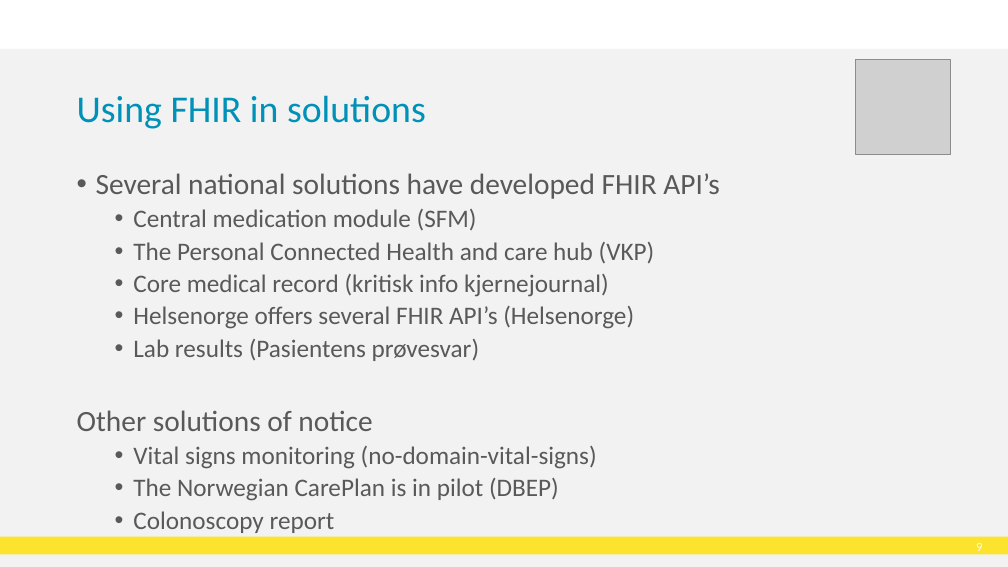
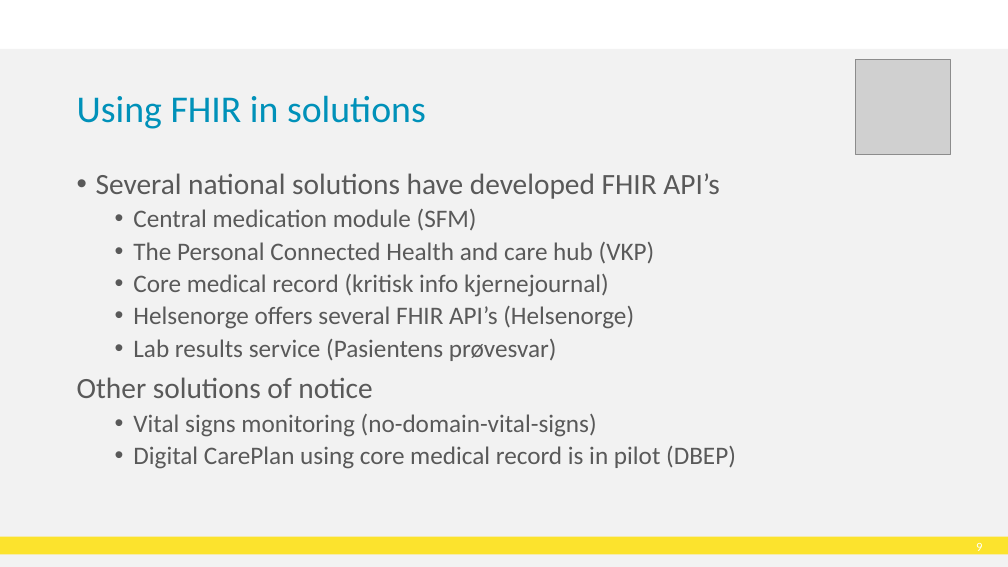
Before and after one commit to HL7Norway/best-practice, a slide deck: slide 10 of docs/presentasjoner/DD23_CT_230508_Thomas_Tveit_Rosenlund_FHIR-in-Norway.pptx. Drawn at 1008x567 pixels with LibreOffice and Linux fonts; fonts in the diff are those of the drawing; grey boxes stand for pictures; background and template pictures are left out. Boxes give left, top, right and bottom in pixels: in the first picture for what was removed or moved away, otherwise in the second. Text is boxed around its words. In the diff, an @@ line names an element or a change of style, - is before the commit and + after.

```diff
--- a/docs/presentasjoner/DD23_CT_230508_Thomas_Tveit_Rosenlund_FHIR-in-Norway.pptx
+++ b/docs/presentasjoner/DD23_CT_230508_Thomas_Tveit_Rosenlund_FHIR-in-Norway.pptx
@@ text at box(133, 339, 557, 361): text changed @@
-  • Lab results (Pasientens prøvesvar)
+  • Lab results service (Pasientens prøvesvar)
@@ text at box(133, 446, 736, 469): text changed @@
-  • The Norwegian CarePlan is in pilot (DBEP)
-  • Colonoscopy report
+  • Digital CarePlan using core medical record is in pilot (DBEP)
```
Also in this commit, not shown: 5 other slides changed, 1 slide added.
